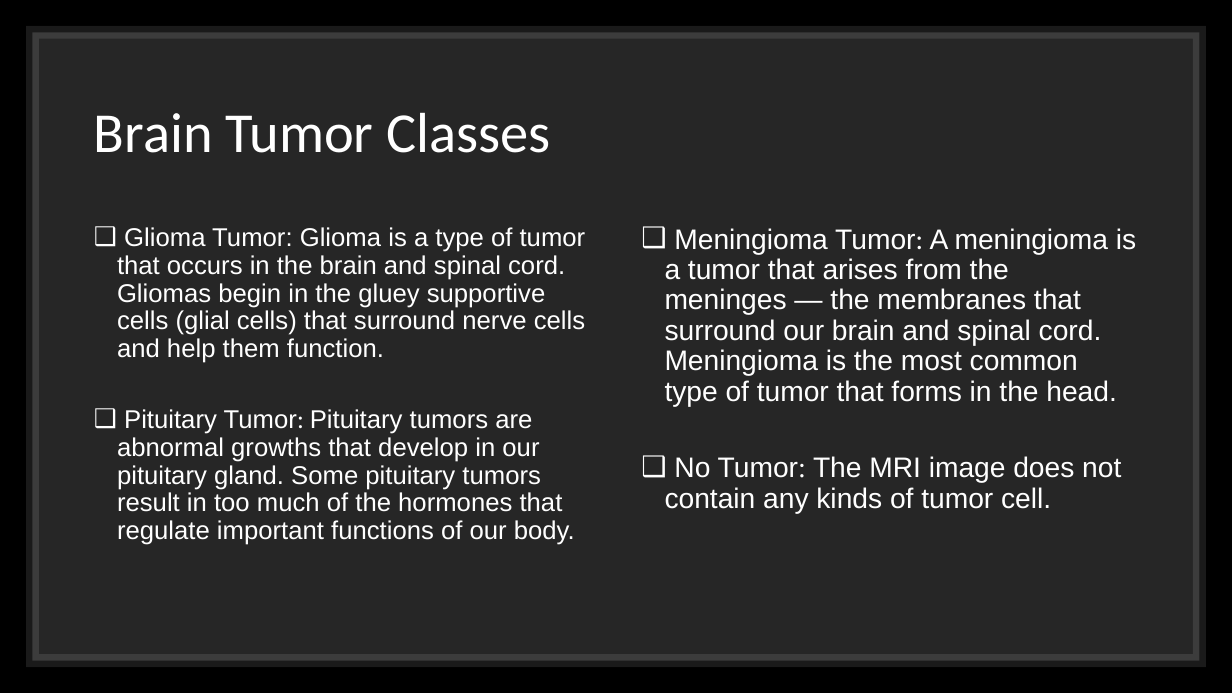
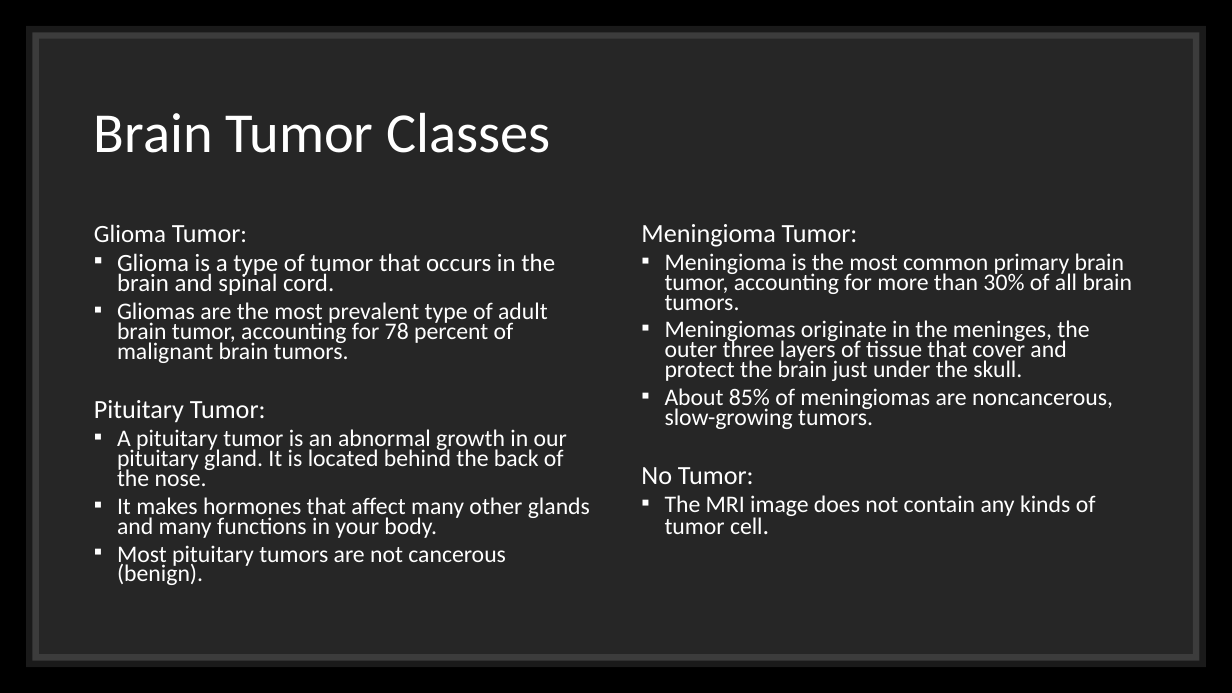
Before and after one commit to ahmedshahjahan/Data-Science-Capstone-Project-Brain-Tumor-Classification-Using-Deep-Learning, a slide deck: slide 6 of Capstone_Three_Final_Presentation (Shahjahan Ahmed).pptx. Drawn at 1232x693 pixels with LibreOffice and Linux fonts; fonts in the diff are those of the drawing. Boxes give left, top, right and bottom in pixels: in the first picture for what was removed or moved away, otherwise in the second. Text is boxed around its words. In the diff, an @@ line names an element or a change of style, - is before the commit and + after.

```diff
--- a/Capstone_Three_Final_Presentation (Shahjahan Ahmed).pptx
+++ b/Capstone_Three_Final_Presentation (Shahjahan Ahmed).pptx
@@ text at (x1=94, y1=224, x2=590, y2=585): text changed; size 20 to 18.5 pt; font Arial to Calibri @@
-❑ Glioma Tumor: Glioma is a type of tumor that occurs in the brain and spinal cord. Gliomas begin in the gluey supportive cells (glial cells) that surround nerve cells and help them function.
-❑ Pituitary Tumor: Pituitary tumors are abnormal growths that develop in our pituitary gland. Some pituitary tumors result in too much of the hormones that regulate important functions of our body.
+Glioma Tumor:
+▪ Glioma is a type of tumor that occurs in the brain and spinal cord.
+▪ Gliomas are the most prevalent type of adult brain tumor, accounting for 78 percent of malignant brain tumors.
+Pituitary Tumor:
+▪ A pituitary tumor is an abnormal growth in our pituitary gland. It is located behind the back of the nose.
+▪ It makes hormones that affect many other glands and many functions in your body.
+▪ Most pituitary tumors are not cancerous (benign).
@@ text at (x1=641, y1=224, x2=1133, y2=534): text changed; size 22 to 18.5 pt; font Arial to Calibri @@
-❑ Meningioma Tumor: A meningioma is a tumor that arises from the meninges — the membranes that surround our brain and spinal cord. Meningioma is the most common type of tumor that forms in the head.
-❑ No Tumor: The MRI image does not contain any kinds of tumor cell.
+Meningioma Tumor:
+▪ Meningioma is the most common primary brain tumor, accounting for more than 30% of all brain tumors.
+▪ Meningiomas originate in the meninges, the outer three layers of tissue that cover and protect the brain just under the skull.
+▪ About 85% of meningiomas are noncancerous, slow-growing tumors.
+No Tumor:
+▪ The MRI image does not contain any kinds of tumor cell.
```
Also in this commit, not shown: 17 other slides changed.
